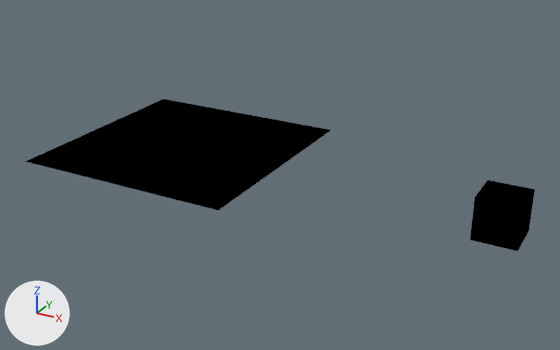
Two versions of the Blender file assets/materials/metal/tech_crate.mat.blend, one commit apart.
Before and after are seen from a 50 mm lens placed at (6.0, -30.3, 14.7), pointed at (-10.7, -0.1, -0.4). Lighting does not change. The marker at lower left points along +X, +Y and +Z. The older version comes first.
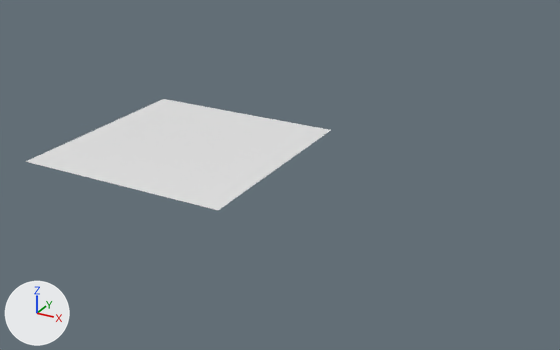
The newer file is also rescaled (x0.355), turned or shifted as a whole; pictures and numbers use the older file's frame.

Changed parts and their boxes [x1, y1, x2, y2] in the pictures (560 x 350 px):
'Plane', surface changed (black to white): [25, 99, 331, 210] in both
'Cube', deleted: before [470, 180, 535, 251]

Patch to the scene script:
```diff
--- a/assets/materials/metal/tech_crate.mat.blend.py
+++ b/assets/materials/metal/tech_crate.mat.blend.py
@@ mat_tech_crate @@
 mat_tech_crate = bpy.data.materials.new('tech_crate')
-# nodes: Group x16, OutputMaterial, TexImage x8
-# colours: black #000000
-# uses the picture img_tech_crate_palette0_png
-# uses the picture img_tech_crate_palette1_png
+# nodes: BsdfPrincipled, OutputMaterial
@@ ob_cube @@
-ob_cube = bpy.data.objects.new('Cube', me_cube)
-ob_cube.location = (0.0, 0.0, 0.0)
```
